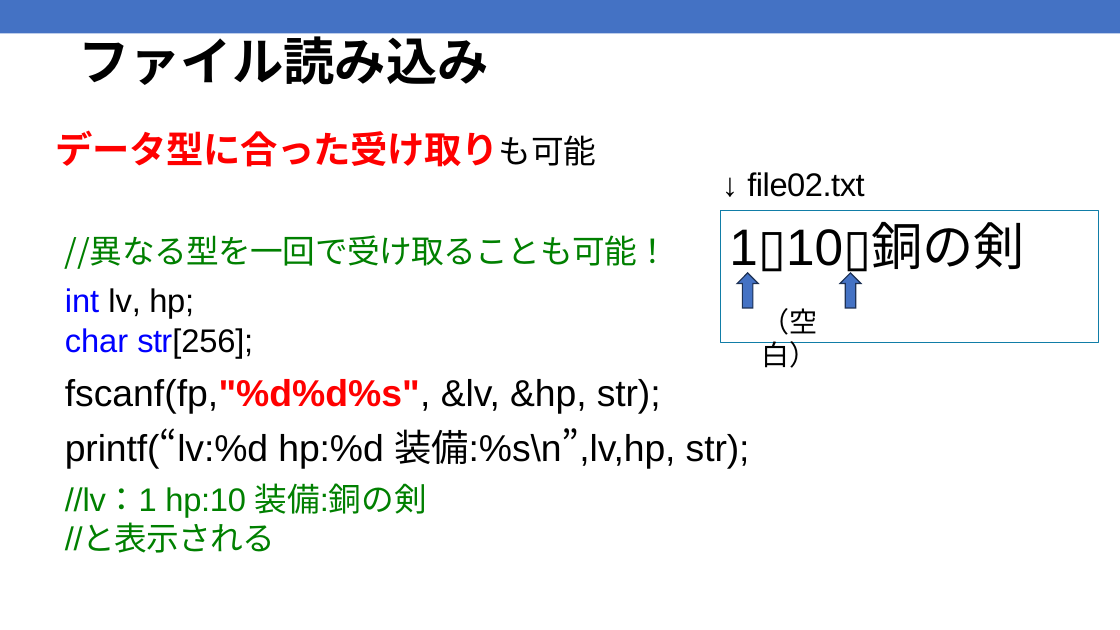
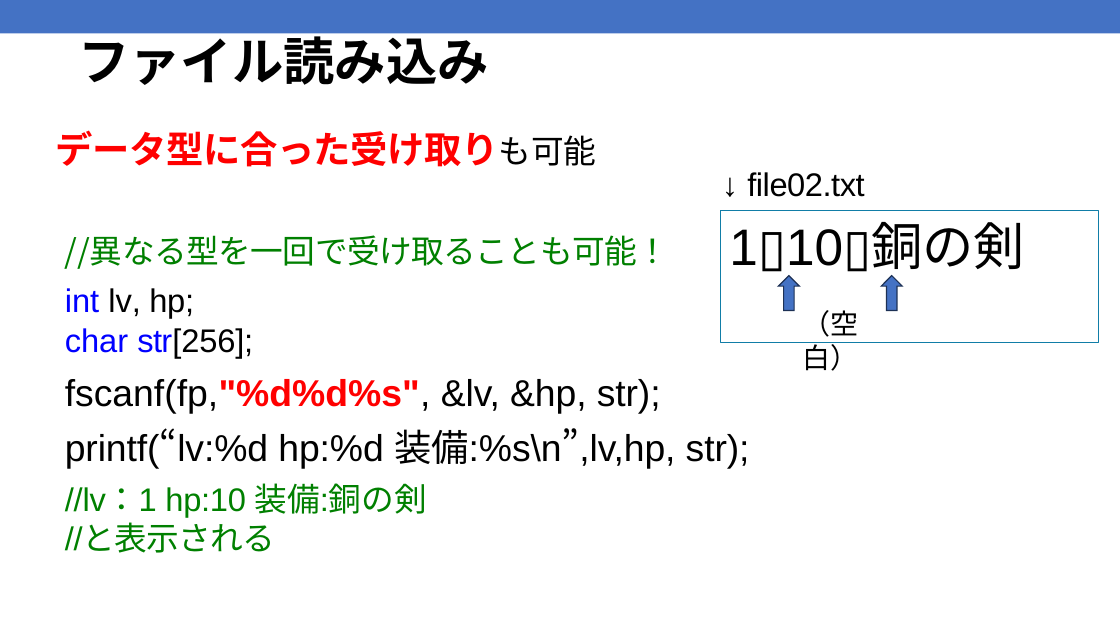
Before and after one commit to kic-murata/cpp2025, a slide deck: slide 15 of 授業資料/授業資料：ファイル処理.pptx. Drawn at 1120x630 pixels with LibreOffice and Linux fonts; fonts in the diff are those of the drawing. Boxes give left, top, right and bottom in pixels: in the first picture for what was removed or moved away, otherwise in the second. Text is boxed around its words. In the diff, an @@ line names an element or a change of style, - is before the commit and + after.

```diff
--- a/授業資料/授業資料：ファイル処理.pptx
+++ b/授業資料/授業資料：ファイル処理.pptx
@@ down arrow: place and size @@
-down arrow at (738, 273, 759, 308)
+down arrow at (779, 276, 800, 311)
@@ down arrow: place and size @@
-down arrow at (840, 273, 861, 308)
+down arrow at (881, 276, 902, 311)
@@ text "（空白）": place and size @@
-text "（空白）" at (761, 308, 817, 368)
+text "（空白）" at (803, 310, 859, 371)
```
Also in this commit, not shown: 1 other slide changed, 1 other file.
